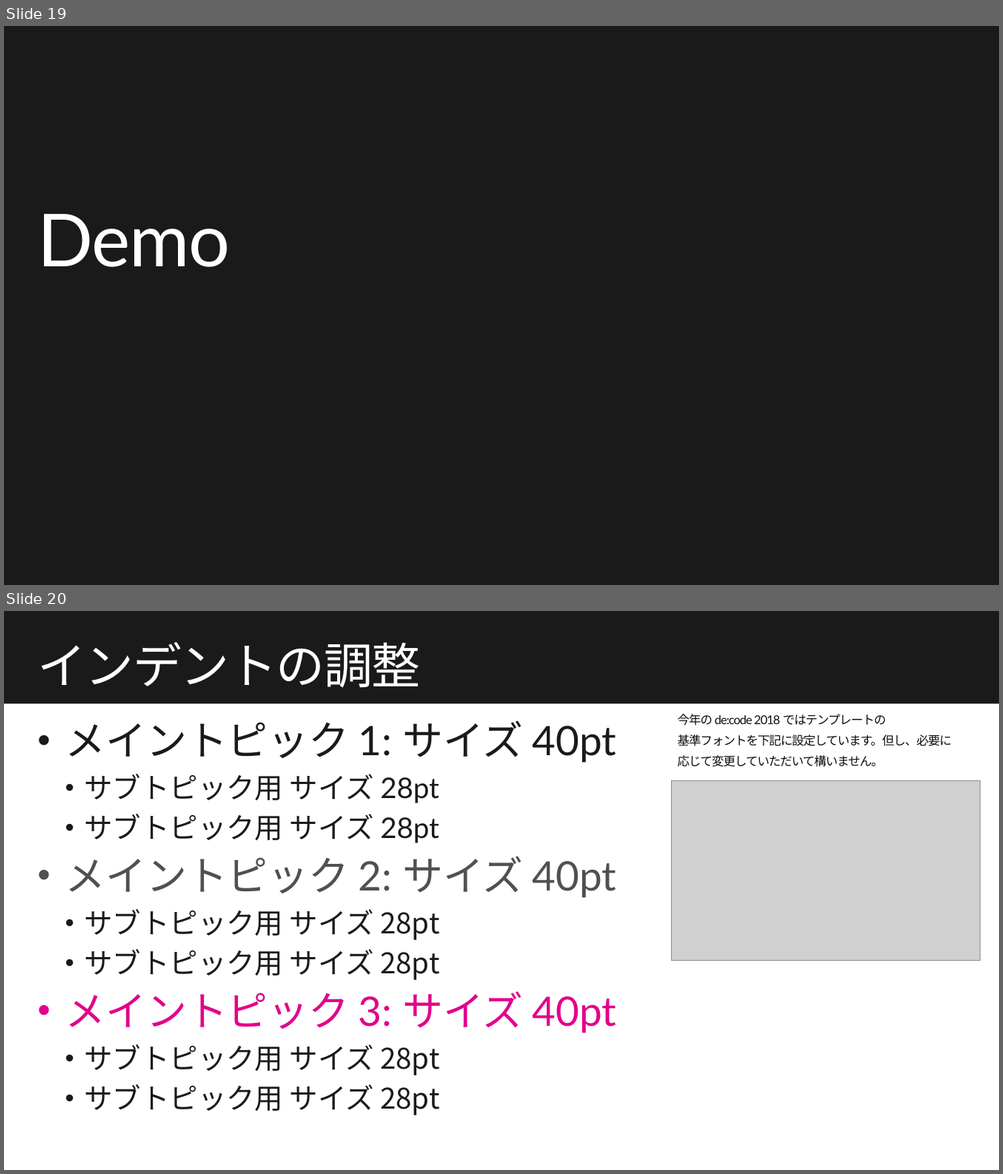
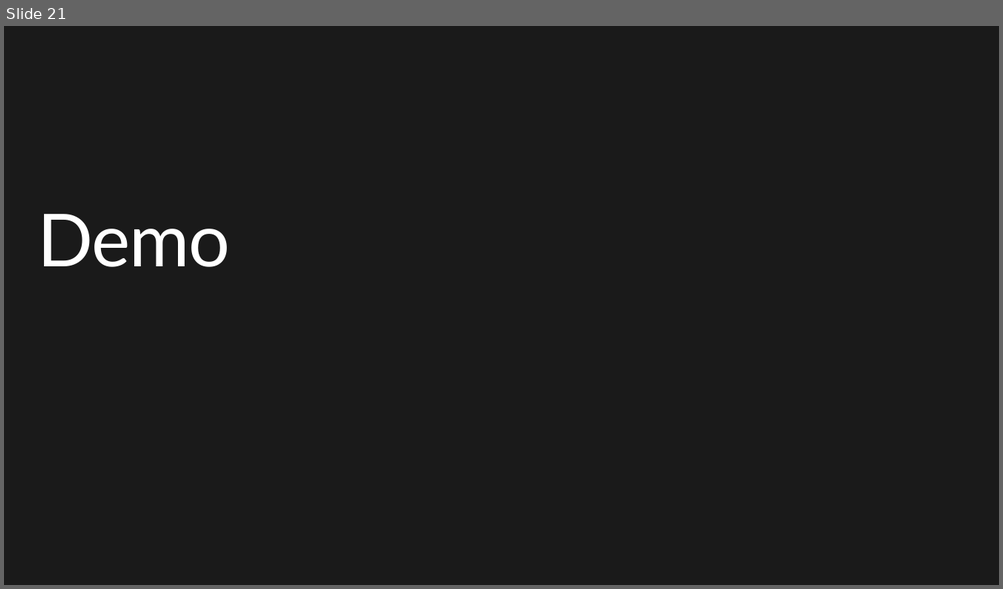
Before and after one commit to dmakogon/decode2018, a slide deck: decode2018_cosmosdb.pptx. Shown one above the other, each under a label of ours: slides 19 and 20 before the commit, slide 21 after it. The pictures are 1003x1174 and 1003x589 pixels, drawn with LibreOffice and Linux fonts; fonts in the diff are those of the drawing; grey boxes stand for pictures; background and template pictures are left out. Boxes give left, top, right and bottom in pixels: in the first picture for what was removed or moved away, otherwise in the second. Text is boxed around its words. In the diff, an @@ line names an element or a change of style, - is before the commit and + after.

```diff
--- a/decode2018_cosmosdb.pptx
+++ b/decode2018_cosmosdb.pptx
@@ slide 20 removed at (4,611,999,1170), background #FFFFFF @@
@@ rectangle removed at (4,611,999,704) @@
@@ title removed at (37,642,420,688) @@
-インデントの調整
@@ text removed at (65,721,617,1116) @@
-• メイントピック 1: サイズ 40pt
-  • サブトピック用 サイズ 28pt
-  • サブトピック用 サイズ 28pt
-• メイントピック 2: サイズ 40pt
-  • サブトピック用 サイズ 28pt
-  • サブトピック用 サイズ 28pt
-• メイントピック 3: サイズ 40pt
-  • サブトピック用 サイズ 28pt
-  • サブトピック用 サイズ 28pt
@@ text removed at (677,714,951,767) @@
-今年の de:code 2018 ではテンプレートの
-基準フォントを下記に設定しています。但し、必要に
-応じて変更していただいて構いません。
@@ picture removed at (671,780,979,960) @@
@@ what was slide 19 is now slide 21 @@
```
Also in this commit, not shown: 4 slides changed, 6 slides added, 6 other slides removed.
